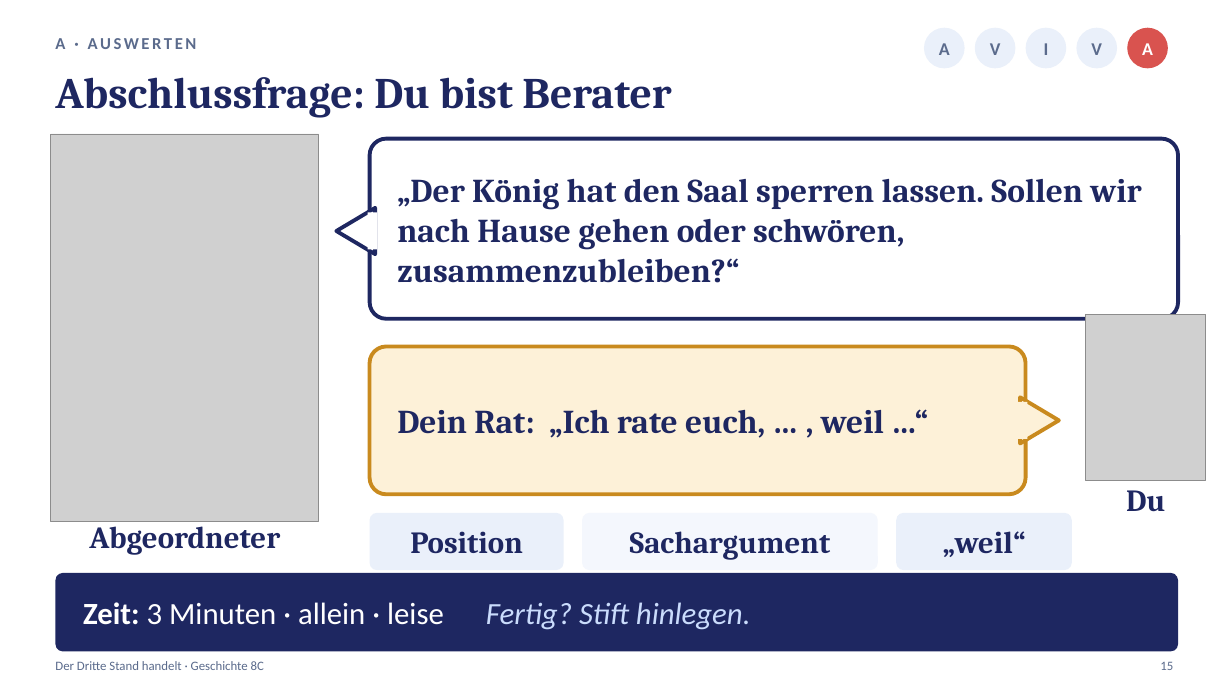
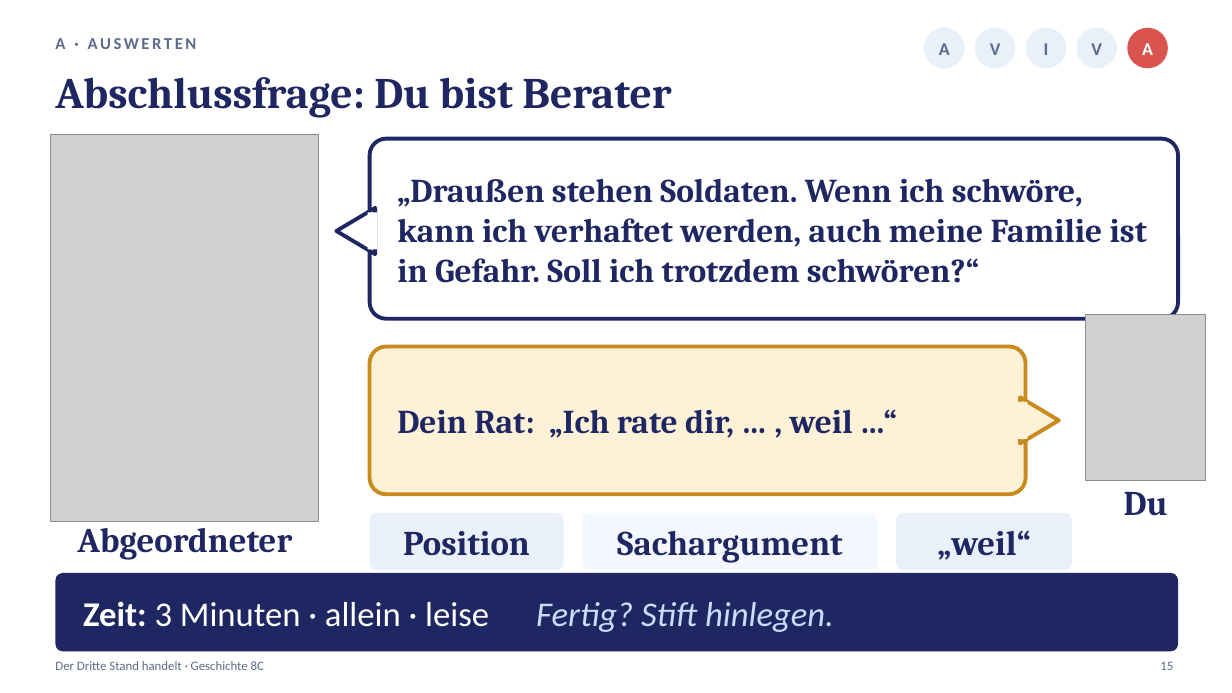
Before and after one commit to golzkonstantin-gif/Schule, a slide deck: slide 15 of Geschichte_8/Stunde2_Nationalversammlung/Praesentation_Stunde2_Nationalversammlung.pptx. Drawn at 1232x693 pixels with LibreOffice and Linux fonts; fonts in the diff are those of the drawing; grey boxes stand for pictures. Boxes give left, top, right and bottom in pixels: in the first picture for what was removed or moved away, otherwise in the second. Text is boxed around its words. In the diff, an @@ line names an element or a change of style, - is before the commit and + after.

```diff
--- a/Geschichte_8/Stunde2_Nationalversammlung/Praesentation_Stunde2_Nationalversammlung.pptx
+++ b/Geschichte_8/Stunde2_Nationalversammlung/Praesentation_Stunde2_Nationalversammlung.pptx
@@ text at [397,178,1147,283]: text changed @@
-„Der König hat den Saal sperren lassen. Sollen wir nach Hause gehen oder schwören, zusammenzubleiben?“
+„Draußen stehen Soldaten. Wenn ich schwöre, kann ich verhaftet werden, auch meine Familie ist in Gefahr. Soll ich trotzdem schwören?“
@@ text at [397,409,853,438]: text changed @@
-Dein Rat: „Ich rate euch, … , weil …“
+Dein Rat: „Ich rate dir, … , weil …“
@@ size 24 to 27 pt in 6 elements at [77,520,292,560], [1124,492,1168,516], [403,531,530,556], [617,531,843,563], [938,531,1031,560], [83,601,834,632] @@
```
Also in this commit, not shown: 16 other slides changed, 21 other files.
